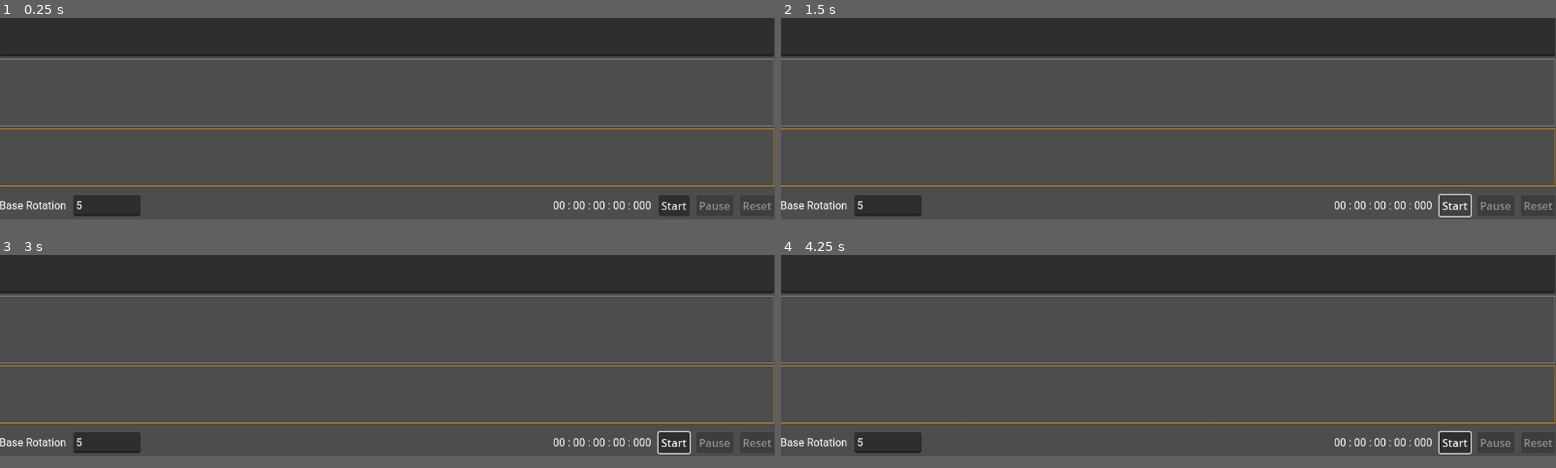
Above: before the commit, frames 1-4 (two rows, left to right).
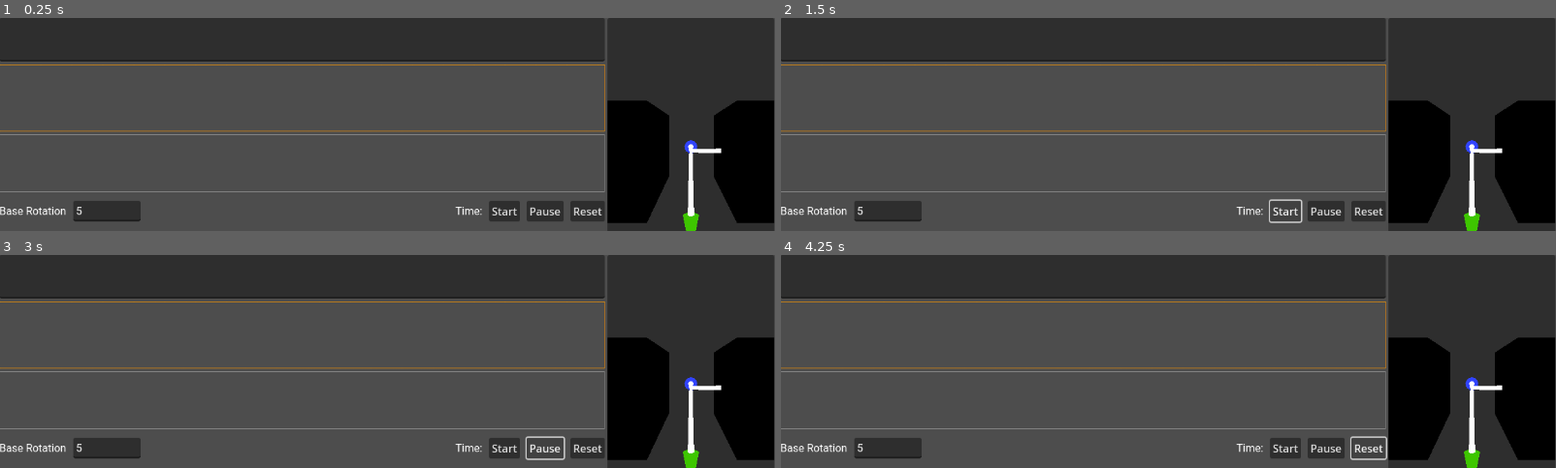
Above: after the commit, the same moments.

Repository: mjsolidarios/sulaisip
Game: Godot game, scene res://Main.tscn
Two runs of this game, one before a commit and one after it. Both use one fixed random seed, a clock stepped at 60 frames per second and the inputs below.
Inputs (mouse positions are in pixels of both pictures, inside the frame that each line leads up to):
- Up to frame 1 (0.25 s): no input
- Up to frame 2 (1.5 s): click "Start" at 0.5 s; click "Start" at 1.25 s
- Up to frame 3 (3 s): click "Start" at 2 s; click (542, 438) at 2.75 s, where only the run after the commit has a clickable "Pause"
- Up to frame 4 (4.25 s): click (1370, 438) at 3.5 s, where only the run after the commit has a clickable "Reset"
In our replay, the window is 799x208 before the commit and 799x220 after it. These sizes can differ from the game's own. Grey fills any space a smaller window leaves; there, only what the larger window draws over its background counts as a difference.

The runs differ from the first frame. In frame 1, 24% of the frame differs, in the area x 0-100%, y 0-100%; in frame 2, 24%; in frame 3, 24%; in frame 4, 24%.
Error before the commit: Attempt to call function 'get_as_text' in base 'null instance' on a null instance. (res://Main.gd:187)
Error after the commit: Parse Error: Too few arguments for "connect()" call. Expected at least 2 but received 0. (res://Main.gd:195)

Commit message:
Major change for yaw angle detection

Diff:
--- a/app/Main.gd
+++ b/app/Main.gd
@@ -38,10 +38,20 @@
 var grav = Vector3(0,-1,0)
 
 var last_rotation = 0
-var current_rotation = 0
 
 var time = 0 #86395
 var timer_on = false
+
+var yaw = 0.0
+
+var threshold = 1
+
+#madwick filter
+var beta = 0.1
+var q0 = 1.0
+var q1 = 0.0
+var q2 = 0.0
+var q3 = 0.0
 
 func _array_to_string(arr: Array) -> String:
 	var s = ""
@@ -173,15 +183,6 @@
 	thread = Thread.new()
 	thread.start(Callable(self,"_python_server"))
 
-#	_wsclient.connect("connection_closed",Callable(self,"_wsclosed"))
-#	_wsclient.connect("connection_error",Callable(self,"_wserror"))
-#	_wsclient.connect("connection_established",Callable(self,"_wsconnected"))
-#	_wsclient.connect("data_received",Callable(self,"_wsondata"))
-
-#	if err != OK:
-#		print("Unable to connect.")
-#		set_process(false)
-
 	var file = FileAccess.open("res://data/character_rankings.json", FileAccess.READ)
 	var test_json_conv = JSON.new()
 	test_json_conv.parse(file.get_as_text())
@@ -190,6 +191,8 @@
 	_predict_next_character()
 	#print(_wsclient)
 	# websocket
+
+	$HBoxContainer/Panel/SubViewportContainer/SubViewport/Node3D/Area3D1.connect()
 
 func _exit_tree():
 	thread.wait_to_finish()
@@ -391,6 +394,7 @@
 		right = parsed_data.aR
 	if parsed_data.has("push"):
 		right = parsed_data.push
+
 	var gX = parsed_data.gX
 	var gY = parsed_data.gY
 	var gZ = parsed_data.gZ
@@ -401,26 +405,9 @@
 	var mY = parsed_data.mY
 	var mZ = parsed_data.mZ
 
-	var yaw = 0.0
-
 	gyro = Vector3(gX, gY, gZ)
 	acce = Vector3(aX, aY, aZ)
 	mag = Vector3(mX, mY, mZ)
-
-	# print("left: "+str(left),"|","right: "+str(right))
-
-#	if left > 0.8:
-#		active_direction = "left"
-#		if !timer_started:
-#			$Timer.start()
-#			timer_started = true
-#	if right > 0.8:
-#		active_direction = "right"
-#		if !timer_started:
-#			$Timer.start()
-#			timer_started = true
-
-	# print("left: "+str(left)+"|"+"right: "+str(right))
 
 	if push > 0:
 		if !timer_pressed_started:
@@ -430,56 +417,56 @@
 
 	# var pitch = abs(atan2(-aY, aZ) * 180 / PI )
 	var rollupdown = abs(atan2(-aY, aZ) * 180 / PI)
+	#var rollside = abs(atan2(-gX, gZ) * 180 / PI)
+
+	var gyro = Vector3(gX, gY, gZ)
+	print(gyro)
 #	var rotation = snapped(abs(gZ), 0.01)
 
-	var roll = atan2(-gY, -gZ)
-	var pitch = atan2(gX, -gZ)
-	yaw = yaw * 0.98 + roll * 0.02
-
-	if yaw > 180:
-		yaw -= 360
-	elif yaw < -180:
-		yaw += 360
-
-	yaw = round(yaw*1000)
-
-	#print(yaw)
-	# print(mZ, aZ, gZ)
-
-	if rollupdown > 100:
-		active_group = "bottom"
-	else:
-		active_group = "top"
+#	var roll = atan2(-gY, -gZ)
+#	var pitch = atan2(gX, -gZ)
+#	yaw = yaw * 0.98 + roll * 0.02
+#
+#	if yaw > 180:
+#		yaw -= 360
+#	elif yaw < -180:
+#		yaw += 360
+#
+#	if rollupdown > 100:
+#		active_group = "bottom"
+#	else:
+#		active_group = "top"
+#
+#	print("yaw: ", yaw*10)
 
 	#var current_rotation = $HBoxContainer/Panel/SubViewportContainer/SubViewport/Node3D/MeshInstance3D.get_rotation_degrees().x
 
-	var threshhold = 1
-	var stable_location = int($HBoxContainer/VBoxContainer/HBoxContainer/TextEditBaseRotation.text)
-
-	if yaw > last_rotation + threshhold:
-		active_direction = "right"
-	elif yaw < last_rotation - threshhold:
-		active_direction = "left"
-	else:
-		active_direction = "neutral"
-
-	if !(current_rotation + threshhold == last_rotation + threshhold):
-		if !timer_started:
-			$Timer.start()
-			timer_started = true
-
-		last_rotation = current_rotation + threshhold
-
-#	if yaw <= base_rot - threshhold:
+	#	if yaw > last_rotation:
+#		active_direction = "right"
+#	elif yaw < last_rotation:
 #		active_direction = "left"
-#	elif yaw >= base_rot + threshhold:
-#		active_direction = "right"
 #	else:
 #		active_direction = "neutral"
 
-	print("direction: ",active_direction, "; yaw: ",yaw, "; last_rotation: ", last_rotation)
-
-
+#	if yaw > last_rotation + threshhold:
+#		active_direction = "right"
+#	elif yaw < last_rotation - threshhold:
+#		active_direction = "left"
+#	else:
+#		active_direction = "neutral"
+#
+#	if !(yaw + threshhold == last_rotation + threshhold):
+#	if !timer_started:
+#		$Timer.start()
+#		timer_started = true
+#
+#	if last_rotation != yaw:
+#		last_rotation = yaw
+
+	#print (rotation_difference, " rotation_difference | yaw: ", yaw, " last_rotation: ", last_rotation)
+	#print("direction: ",active_direction, "; yaw: ",yaw, "; last_rotation: ", last_rotation)
+
+	var stable_location = int($HBoxContainer/VBoxContainer/HBoxContainer/TextEditBaseRotation.text)
 
 	if active_button_top_index >= 4:
 		active_button_top_index = 0
@@ -489,39 +476,6 @@
 		active_button_bottom_grid_index = 0
 	if active_button_bottom_grid_index < 0:
 		active_button_bottom_grid_index = 0
-
-	# print(active_button_top_index, ",", active_button_bottom_grid_index)
-
-
-#	if yaw > base_rot and yaw < base_rot + threshhold:
-#		active_direction = "neutral"
-#		if !timer_started:
-#			$Timer.start()
-#			timer_started = true
-#	if yaw < base_rot:
-#		active_direction = "left"
-#		if !timer_started:
-#			$Timer.start()
-#			timer_started = true
-#	if yaw > base_rot + threshhold:
-#		active_direction = "right"
-#		if !timer_started:
-#			$Timer.start()
-#			timer_started = true
-
-
-	# print(rotation)
-#	if current_rotation > last_rotation + threshhold:
-#		active_direction = "right"
-#		if !timer_started:
-#			$Timer.start()
-#			timer_started = true
-#	elif current_rotation < last_rotation + threshhold:
-#		active_direction = "left"
-#		if !timer_started:
-#			$Timer.start()
-#			timer_started = true
-#	last_rotation = current_rotation
 
 func _add_text_to_input(character):
 	$HBoxContainer/VBoxContainer/TextEdit.text += character
@@ -600,9 +554,7 @@
 
 func _on_Timer_timeout():
 	timer_started = false
-	# print("Move started"+active_direction)
 	_moveto_next_button()
-	# print("Cycle complete")
 
 
 func _on_TimerPressButton_timeout():
--- a/app/Main.tscn
+++ b/app/Main.tscn
@@ -11,17 +11,53 @@
 [ext_resource type="Texture2D" uid="uid://bxsosqtnx2elr" path="res://images/arrow-left.png" id="10"]
 [ext_resource type="FontFile" uid="uid://d2d6kyhwk1ari" path="res://fonts/Roboto-Medium.ttf" id="10_k6xyk"]
 
+[sub_resource type="StandardMaterial3D" id="StandardMaterial3D_ph7rq"]
+shading_mode = 0
+
 [sub_resource type="BoxMesh" id="2"]
+material = SubResource("StandardMaterial3D_ph7rq")
+
+[sub_resource type="StandardMaterial3D" id="StandardMaterial3D_yr5oq"]
+shading_mode = 0
 
 [sub_resource type="CylinderMesh" id="7"]
+material = SubResource("StandardMaterial3D_yr5oq")
 top_radius = 0.2
 bottom_radius = 0.1
 height = 4.0
 radial_segments = 16
 
-[sub_resource type="CylinderMesh" id="9"]
+[sub_resource type="StandardMaterial3D" id="StandardMaterial3D_5vxy8"]
+shading_mode = 0
+albedo_color = Color(0.243137, 0.776471, 0, 1)
+
+[sub_resource type="CylinderMesh" id="CylinderMesh_eqi5d"]
+material = SubResource("StandardMaterial3D_5vxy8")
 top_radius = 0.1
 radial_segments = 16
+
+[sub_resource type="StandardMaterial3D" id="StandardMaterial3D_x248b"]
+shading_mode = 0
+albedo_color = Color(1, 0, 0.329412, 1)
+
+[sub_resource type="CylinderMesh" id="CylinderMesh_h2m6c"]
+material = SubResource("StandardMaterial3D_x248b")
+top_radius = 0.1
+radial_segments = 16
+
+[sub_resource type="ORMMaterial3D" id="ORMMaterial3D_xp7fe"]
+shading_mode = 0
+albedo_color = Color(0.196078, 0.266667, 1, 1)
+
+[sub_resource type="CylinderMesh" id="9"]
+material = SubResource("ORMMaterial3D_xp7fe")
+top_radius = 0.1
+radial_segments = 16
+
+[sub_resource type="BoxMesh" id="BoxMesh_1qb2f"]
+
+[sub_resource type="BoxShape3D" id="BoxShape3D_a2wy7"]
+size = Vector3(1.03425, 1, 2.25153)
 
 [node name="Control" type="Control"]
 layout_mode = 3
@@ -34,10 +70,12 @@
 grow_vertical = 2
 script = ExtResource("1")
 nlp_server_url = "http://127.0.0.1:5000"
+websocket_url = null
 icon_del = ExtResource("8")
 icon_prev = ExtResource("10")
 icon_next = ExtResource("9")
 active_group = "bottom"
+active_button_top_index = null
 active_button_bottom_grid_index = 1
 
 [node name="HBoxContainer" type="GridContainer" parent="."]
@@ -45,11 +83,13 @@
 anchors_preset = 15
 anchor_right = 1.0
 anchor_bottom = 1.0
+offset_bottom = 17.0
 grow_horizontal = 2
 grow_vertical = 2
+columns = 2
 
 [node name="VBoxContainer" type="VBoxContainer" parent="HBoxContainer"]
-custom_minimum_size = Vector2(1152, 0)
+custom_minimum_size = Vector2(900, 0)
 layout_mode = 2
 
 [node name="TextEdit" type="TextEdit" parent="HBoxContainer/VBoxContainer"]
@@ -173,9 +213,10 @@
 text = "Test"
 
 [node name="Panel" type="Panel" parent="HBoxContainer"]
-visible = false
-custom_minimum_size = Vector2(230, 0)
-layout_mode = 2
+custom_minimum_size = Vector2(230, 300)
+layout_mode = 2
+size_flags_horizontal = 3
+size_flags_vertical = 3
 
 [node name="SubViewportContainer" type="SubViewportContainer" parent="HBoxContainer/Panel"]
 layout_mode = 1
@@ -184,19 +225,23 @@
 anchor_bottom = 1.0
 grow_horizontal = 2
 grow_vertical = 2
+stretch = true
 
 [node name="SubViewport" type="SubViewport" parent="HBoxContainer/Panel/SubViewportContainer"]
 transparent_bg = true
 handle_input_locally = false
 gui_disable_input = true
-size = Vector2i(220, 230)
+size = Vector2i(248, 317)
 size_2d_override_stretch = true
-render_target_update_mode = 0
+render_target_update_mode = 4
 
 [node name="Node3D" type="Node3D" parent="HBoxContainer/Panel/SubViewportContainer/SubViewport"]
 
 [node name="Camera3D" type="Camera3D" parent="HBoxContainer/Panel/SubViewportContainer/SubViewport/Node3D"]
-transform = Transform3D(1, 0, 0, 0, 1, 0, 0, 0, 1, 0, 0, 3.11381)
+transform = Transform3D(-1, 0, -8.74228e-08, 0, 1, 0, 8.74228e-08, 0, -1, 0, 0, -2.41405)
+v_offset = 0.258
+current = true
+fov = 46.2
 
 [node name="MeshInstance3D" type="MeshInstance3D" parent="HBoxContainer/Panel/SubViewportContainer/SubViewport/Node3D"]
 visible = false
@@ -204,6 +249,7 @@
 
 [node name="MeshInstance2" type="MeshInstance3D" parent="HBoxContainer/Panel/SubViewportContainer/SubViewport/Node3D"]
 transform = Transform3D(1, 0, 0, 0, 1, 0, 0, 0, 1, 0, 0, -2.27582)
+visible = false
 mesh = SubResource("2")
 
 [node name="Arrows" type="Node3D" parent="HBoxContainer/Panel/SubViewportContainer/SubViewport/Node3D"]
@@ -218,7 +264,7 @@
 
 [node name="Top" type="MeshInstance3D" parent="HBoxContainer/Panel/SubViewportContainer/SubViewport/Node3D/Arrows/AccelerometerArrow"]
 transform = Transform3D(1, 0, 0, 0, 1, 0, 0, 0, 1, 0, 5, 0)
-mesh = SubResource("9")
+mesh = SubResource("CylinderMesh_eqi5d")
 
 [node name="MagnetoArrow" type="Node3D" parent="HBoxContainer/Panel/SubViewportContainer/SubViewport/Node3D/Arrows"]
 transform = Transform3D(-4.37114e-08, -1, 0, 1, -4.37114e-08, 0, 0, 0, 1, 0, 0, 0)
@@ -229,18 +275,40 @@
 
 [node name="Top" type="MeshInstance3D" parent="HBoxContainer/Panel/SubViewportContainer/SubViewport/Node3D/Arrows/MagnetoArrow"]
 transform = Transform3D(1, 0, 0, 0, 1, 0, 0, 0, 1, 0, 5, 0)
-mesh = SubResource("9")
+mesh = SubResource("CylinderMesh_h2m6c")
 
 [node name="NorthArrow" type="Node3D" parent="HBoxContainer/Panel/SubViewportContainer/SubViewport/Node3D/Arrows"]
 transform = Transform3D(1, 0, 0, 0, -4.37114e-08, -1, 0, 1, -4.37114e-08, 0, 0, 0)
 
 [node name="Bottom" type="MeshInstance3D" parent="HBoxContainer/Panel/SubViewportContainer/SubViewport/Node3D/Arrows/NorthArrow"]
-transform = Transform3D(1, 0, 0, 0, 1, 0, 0, 0, 1, 0, 2, 0)
+transform = Transform3D(1, 0, 0, 0, 1, -3.55271e-15, 0, 3.55271e-15, 1, 0, 2, -1.42109e-14)
 mesh = SubResource("7")
 
 [node name="Top" type="MeshInstance3D" parent="HBoxContainer/Panel/SubViewportContainer/SubViewport/Node3D/Arrows/NorthArrow"]
 transform = Transform3D(1, 0, 0, 0, 1, 0, 0, 0, 1, 0, 5, 0)
 mesh = SubResource("9")
+
+[node name="Area3D1" type="Area3D" parent="HBoxContainer/Panel/SubViewportContainer/SubViewport/Node3D"]
+
+[node name="BoxGuide2" type="MeshInstance3D" parent="HBoxContainer/Panel/SubViewportContainer/SubViewport/Node3D/Area3D1"]
+transform = Transform3D(1, 0, 0, 0, 1, 0, 0, 0, 2.224, -0.876202, 0, 0.84819)
+mesh = SubResource("BoxMesh_1qb2f")
+skeleton = NodePath("../..")
+
+[node name="CollisionShape3D2" type="CollisionShape3D" parent="HBoxContainer/Panel/SubViewportContainer/SubViewport/Node3D/Area3D1"]
+transform = Transform3D(1, 0, 0, 0, 1, 0, 0, 0, 1, -0.876202, 0, 0.84819)
+shape = SubResource("BoxShape3D_a2wy7")
+
+[node name="Area3D2" type="Area3D" parent="HBoxContainer/Panel/SubViewportContainer/SubViewport/Node3D"]
+
+[node name="BoxGuide2" type="MeshInstance3D" parent="HBoxContainer/Panel/SubViewportContainer/SubViewport/Node3D/Area3D2"]
+transform = Transform3D(1, 0, 0, 0, 1, 0, 0, 0, 2.224, 0.859175, 0, 0.84819)
+mesh = SubResource("BoxMesh_1qb2f")
+skeleton = NodePath("../..")
+
+[node name="CollisionShape3D2" type="CollisionShape3D" parent="HBoxContainer/Panel/SubViewportContainer/SubViewport/Node3D/Area3D2"]
+transform = Transform3D(1, 0, 0, 0, 1, 0, 0, 0, 1, 0.859175, 0, 0.84819)
+shape = SubResource("BoxShape3D_a2wy7")
 
 [node name="HTTPRequest" type="HTTPRequest" parent="."]
 
--- a/app/project.godot
+++ b/app/project.godot
@@ -17,7 +17,7 @@
 
 [display]
 
-window/size/viewport_height=300
+window/size/viewport_height=317
 
 [global]
 
Not shown: 1 places in app/Main.tscn that only renumber resources
